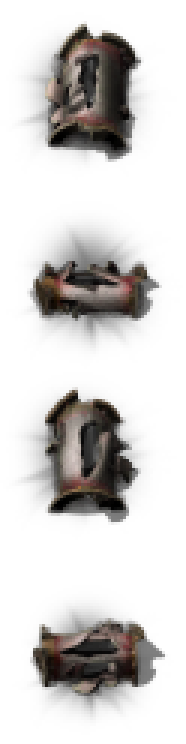
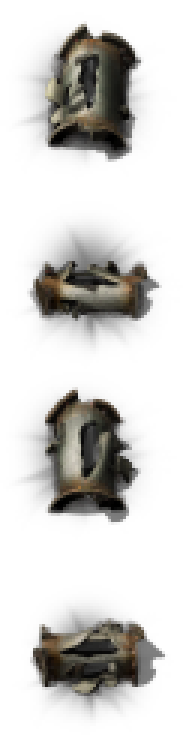
Before/after of a 186px x 744px layered artwork. What changed in the layer stack:
pixels changed over 45, 39, 138, 693 (layer not identified)
